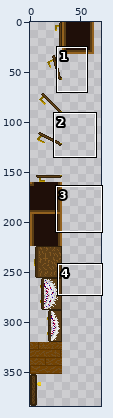
File history of a sprite sheet, src/assets/rooms/atlas.png. Above, an overview of the earlier version with the close-up marked.
Close-up. Before the edit:
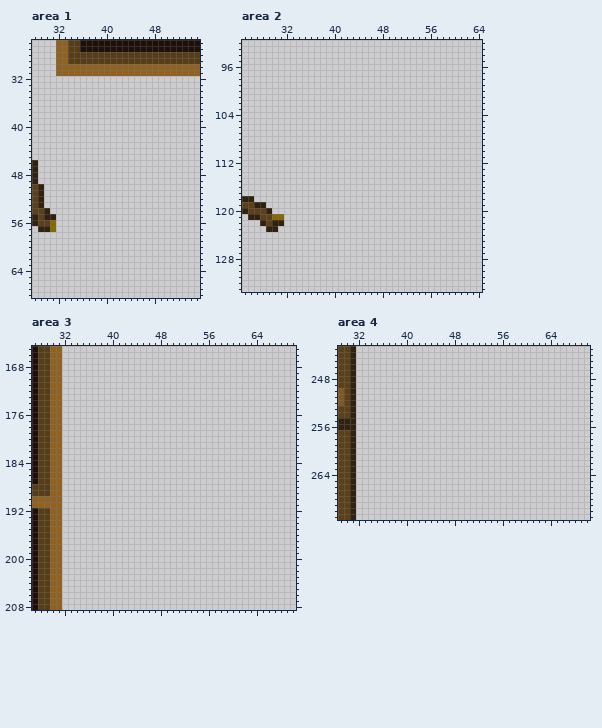
The file is 384x384 pixels. Pixels under 10% opacity are left out. Colours within 5 levels of each other are drawn and written as one. Shown: area 1: x 28..55, y 26..68; area 2: x 25..64, y 92..133; area 3: x 27..70, y 165..208; area 4: x 29..70, y 243..271. The wide view leaves out empty margins.
After the commit:
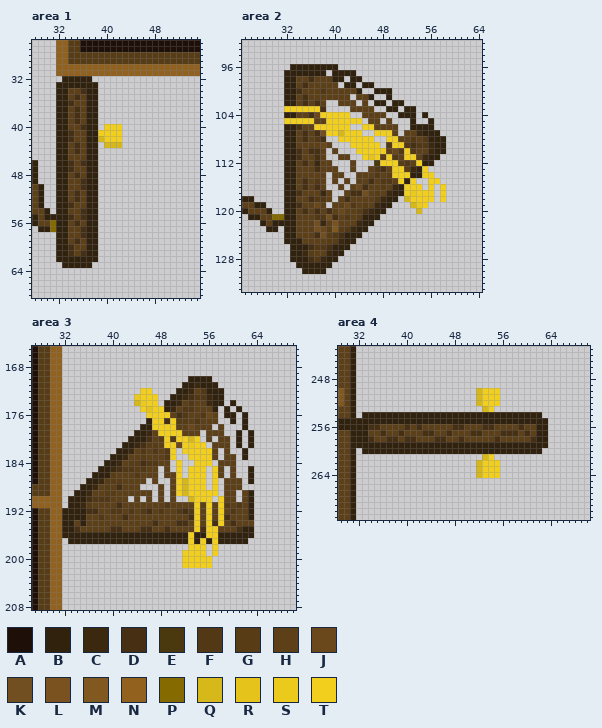
Palette (. is transparent): A #1f0f09  B #31220d  C #3b280f  D #462f12  E #4a380e  F #523815  G #583c15  H #5e4018  J #6a481b  K #724f20  L #7a521f  M #825821  N #92611e  P #856a00  Q #d7b81a  R #e5c31b  S #ecca1c  T #f2cf1d
From old to new:
Area 1:
y 32: x 33..37 ..... -> BBBBB
y 33: x 32..38 ....... -> BBBBBBB
y 34: x 32..38 ....... -> BBHHDBB
y 35: x 32..38 ....... -> BBHDHBB
y 36: x 32..38 ....... -> BBDHHBB
y 37..39: x 32..38 ....... -> BBHDHBB
y 40: x 32..38 ....... -> BBHHDBB; x 40..42 ... -> TTT
y 41: x 32..42 ........... -> BBDHHBBTTTT
y 42: x 32..42 ........... -> BBDHHBBQTTT
y 43: x 32..38 ....... -> BBHDHBB; x 40..42 ... -> QQQ
y 44: x 32..38 ....... -> BBHDHBB
y 45: x 32..38 ....... -> BBHHHBB
y 46: x 32..38 ....... -> BBDHDBB
y 47: x 32..38 ....... -> BBDHHBB
y 48: x 32..38 ....... -> BBHDHBB
y 49..50: x 32..38 ....... -> BBHHDBB
y 51..52: x 32..38 ....... -> BBHDHBB
y 53: x 32..38 ....... -> BBDHHBB
y 54: x 32..38 ....... -> BBHHDBB
y 55: x 32..38 ....... -> BBDHDBB
y 56: x 32..38 ....... -> BBHDHBB
y 57..58: x 32..38 ....... -> BBHHDBB
y 59: x 32..38 ....... -> BBHDHBB
y 60: x 32..38 ....... -> BBDHHBB
y 61: x 32..38 ....... -> BBDHDBB
y 62: x 32..38 ....... -> BBBBBBB
y 63: x 33..37 ..... -> BBBBB
Area 2:
y 96: x 33..40 ........ -> BBBBBBBB
y 97: x 32..38 ....... -> BBBBBBB; x 40..43 .... -> BBBB
y 98: x 32..41 .......... -> BBHHDHHHBB; x 43..44 .. -> BB
y 99: x 32..40 ......... -> BBHDHHHHH; x 42..43 .. -> BB; x 45..46 .. -> BB
y 100: x 32..44 ............. -> BBDHHHFHHHHHB; x 47..49 ... -> BBB
y 101: x 32..42 ........... -> BBHDHHHHHHH; x 44..46 ... -> HHB; x 49 . -> B
y 102: x 32..38 ....... -> BBHDHDH; x 41..43 ... -> HHH; x 45 . -> H; x 47..48 .. -> BB; x 50..51 .. -> BB
y 103: x 32..38 ....... -> TTTTTTD; x 43..46 .... -> HHHH; x 49..50 .. -> BB; x 52..53 .. -> BB
y 104: x 32..42 ........... -> BBHHDJTTTTT; x 45..48 .... -> HHHH; x 51..53 ... -> BBB; x 55 . -> B
y 105: x 32..44 ............. -> TTTTTHHTTTTTT; x 46..47 .. -> HH; x 49 . -> H; x 53 . -> B; x 56 . -> B
y 106: x 32..42 ........... -> BBDHHTTTTTT; x 45..50 ...... -> TTHHHH; x 53..56 .... -> BBBB
y 107: x 32..44 ............. -> BBHDHDKTTQTTT; x 47..50 .... -> TTTH; x 52..57 ...... -> HHCBBB
y 108: x 32..38 ....... -> BBHDHFD; x 41..46 ...... -> TTTTTT; x 49..58 .......... -> TTHHFHFBBB
y 109: x 32..39 ........ -> BBHHHHJH; x 43..47 ..... -> TTTTT; x 49..58 .......... -> FTTFDFFCBB
y 110: x 32..38 ....... -> BBDHDDH; x 40 . -> H; x 44..58 ............... -> TTTTTHJFTFHHCBB
y 111: x 32..38 ....... -> BBDHHDH; x 41..42 .. -> HH; x 45..57 ............. -> TRTHTFHTTHCBB
y 112: x 32..39 ........ -> BBHDHCHH; x 43 . -> H; x 47..56 .......... -> ETTTGFHTBB
y 113: x 32..40 ......... -> BBHHHDHHH; x 43 . -> H; x 46..55 .......... -> HFDHTTGCBT
y 114: x 32..38 ....... -> BBHHHHH; x 40..41 .. -> HH; x 44..56 ............. -> HHHFHGTTTBBTT
y 115: x 32..38 ....... -> BBHDHFH; x 40 . -> H; x 42 . -> H; x 44..53 .......... -> HHDHFFHTBT; x 56..57 .. -> TT
y 116: x 32..38 ....... -> BBHDHDH; x 41 . -> H; x 43..54 ............ -> HJDHHGHCBTTT; x 56 . -> T; x 58 . -> T
y 117: x 32..39 ........ -> BBDHHHCH; x 42..56 ............... -> HDDKHGHCBBTSTTT; x 58 . -> T
y 118: x 32..39 ........ -> BBHHDFFH; x 41..50 .......... -> HDHHHHFCBB; x 52..56 ..... -> QTTTT; x 58 . -> T
y 119: x 32..38 ....... -> BBDHHJH; x 40..49 .......... -> HHJFHGHCBB; x 53..55 ... -> QST
y 120: x 32..48 ................. -> BBHDHDHDHJHHGDCBB; x 54 . -> Q
y 121: x 32..47 ................ -> BBHHHFFKDHFHGBBB
y 122: x 32..46 ............... -> BBHHHKCHLHHHCBB
y 123: x 32..45 .............. -> BBHHHKJGMGFCBB
y 124: x 32..44 ............. -> BBHHHDKGFDBBB
y 125: x 32..43 ............ -> BBBHHHHGGCBB
y 126: x 33..42 .......... -> BBBDFFDBBB
y 127: x 33..41 ......... -> BBCGHHCBB
y 128: x 33..40 ........ -> BBBDFCBB
y 129: x 34..39 ...... -> BBBBBB
y 130: x 35..38 .... -> BBBB
Area 3:
y 170: x 53..56 .... -> BBBB
y 171: x 52..57 ...... -> BBCBBB
y 172: x 45..46 .. -> TT; x 51..58 ........ -> BBCHFBBB
y 173: x 44..47 .... -> STTT; x 50..58 ......... -> BBCDFFCBB
y 174: x 44..47 .... -> QSTT; x 49..58 .......... -> BBCHFHHCBB; x 60 . -> B
y 175: x 45..57 ............. -> TRTTBCHFFHHHB; x 59 . -> B; x 61 . -> B
y 176: x 46..57 ............ -> TTTTHDFHHFJH; x 59..60 .. -> BB; x 62 . -> B
y 177: x 46..57 ............ -> BTTDTGGHFHHH; x 60 . -> B; x 62 . -> B
y 178: x 45..56 ............ -> BBTTTTHHJHHH; x 58 . -> H; x 62 . -> B
y 179: x 44..54 ........... -> BBCHTTTTHHH; x 56..58 ... -> HHH; x 61 . -> B; x 63 . -> B
y 180: x 43..54 ............ -> BBBDHGTFTTQT; x 56 . -> H; x 58..59 .. -> HH; x 61 . -> B; x 63 . -> B
y 181: x 42..55 .............. -> BBCDGGHTTJTSTT; x 57..59 ... -> HHH; x 61 . -> B; x 63 . -> B
y 182: x 41..50 .......... -> BBCHFHFHFT; x 52..57 ...... -> TTTTTH; x 59 . -> H; x 62 . -> B
y 183: x 40..50 ........... -> BBCHHGHHHFT; x 53..57 ..... -> TTTTH; x 59..60 .. -> HH; x 62 . -> B
y 184: x 39..49 ........... -> BBCHGGDFFHH; x 51 . -> T; x 54..56 ... -> TTT; x 58..60 ... -> HHH
y 185: x 38..47 .......... -> BBCDFFGFHH; x 49 . -> H; x 51 . -> T; x 53..55 ... -> TTT; x 57..58 .. -> TH; x 60 . -> H; x 63 . -> B
y 186: x 37..47 ........... -> BBBGHHHFHHH; x 49..51 ... -> HHT; x 53..55 ... -> TTT; x 57..58 .. -> TH; x 60 . -> H; x 63 . -> B
y 187: x 36..45 .......... -> BBCGGGHHHH; x 47 . -> H; x 50..55 ...... -> HTQTTT; x 57 . -> T; x 59..61 ... -> HHH; x 63 . -> B
y 188: x 35..44 .......... -> BBCHGHDHHH; x 48 . -> H; x 50..55 ...... -> HTQTTT; x 57 . -> T; x 59..61 ... -> HHH
y 189: x 34..46 ............. -> BBCHHGGHHHHHH; x 48 . -> H; x 50..57 ........ -> HTQTTTTT; x 59..60 .. -> HH; x 62..63 .. -> HB
y 190: x 33..42 .......... -> BBBDFFFHHH; x 44 . -> H; x 46 . -> H; x 48 . -> H; x 50 . -> H; x 53..56 .... -> QTTT; x 58..60 ... -> THH; x 62..63 .. -> HB
y 191: x 33..63 ............................... -> BBCGHHHHDHHHHHHHFHHHHTHTHTFHFHB
y 192: x 32..63 ................................ -> BBBBDDHHFFHFHFDHFHHFDFTHTHTHFHHB
y 193: x 32..63 ................................ -> BBBBHHFHHHDHHHHHHHHHHDTHTHTDHHHB
y 194: x 32..63 ................................ -> BBHBHHHHHHHHHHHDHHHDDHTHTDTHDHHH
y 195: x 32..63 ................................ -> BBDHHHHHDDHHHDDHHDHHHHTDTTHHHDBB
y 196: x 32..63 ................................ -> BBBBBBBBBBBBBBBBBBBBBTBBTTBBBBBB
y 197: x 33..62 .............................. -> BBBBBBBBBBBBBBBBBBBBTBTBTBBBBB
y 198: x 53..55 ... -> TTT; x 57 . -> T
y 199: x 52..55 .... -> TTTT; x 57 . -> T
y 200..201: x 52..56 ..... -> TTTTT
Area 4:
y 250..252: x 52..55 .... -> QTTT
y 253: x 53..54 .. -> QT
y 254: x 33..62 .............................. -> BBBBBBBBBBBBBBBBBBBBBBBBBBBBBB
y 255: x 32..63 ................................ -> BBBBBBBBBBBBBBBBBBBBBBBBBBBBBBBB
y 256: x 32..63 ................................ -> BBDDHHHHDHDHHHHHDDHHHDDHHHHDHHBB
y 257: x 32..63 ................................ -> BBHHDHHDHHHDDHHDHHHDDHHHDDDHDHBB
y 258: x 32..63 ................................ -> BBDHHDDHDDHHHDDHHDHHHHHDHHHHHDBB
y 259: x 32..63 ................................ -> BBBBBBBBBBBBBBBBBBBBBBBBBBBBBBBB
y 260: x 33..62 .............................. -> BBBBBBBBBBBBBBBBBBBBBBBBBBBBBB
y 261: x 53..54 .. -> QT
y 262..264: x 52..55 .... -> QTTT
Changed places in both close-ups, as pixel boxes (x1, y1, x2, y2):
added: (56, 76, 122, 268)
added: (284, 64, 446, 274)
added: (62, 376, 254, 568)
added: (356, 388, 548, 478)
